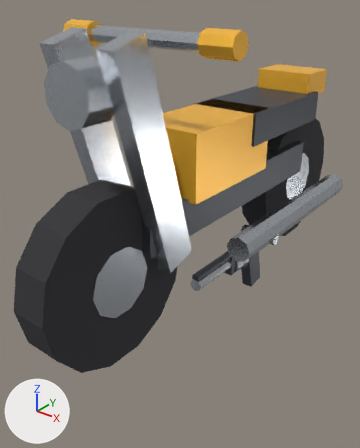
The glTF model src/assets/props.glb, before and after one commit.
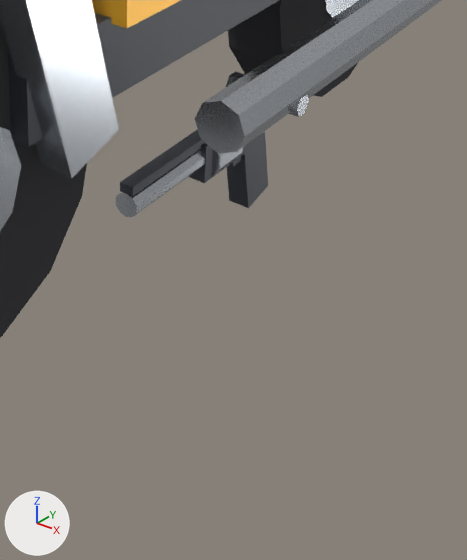
The first picture shows the older version from a 50 mm camera at (1.04, -1.8, 1.15) aimed at (-0.18, -0.28, 0.2). The close-ups show the older and then the newer version on the part from 38% to 98% of the width and 43% to 100% of the height of that picture. Only the edits that show in the close-ups are written down. The lights are fixed; the arrows at lower left show +X, +Y and +Z.

In view in the first close-up: 'Bike', 'Gun'.
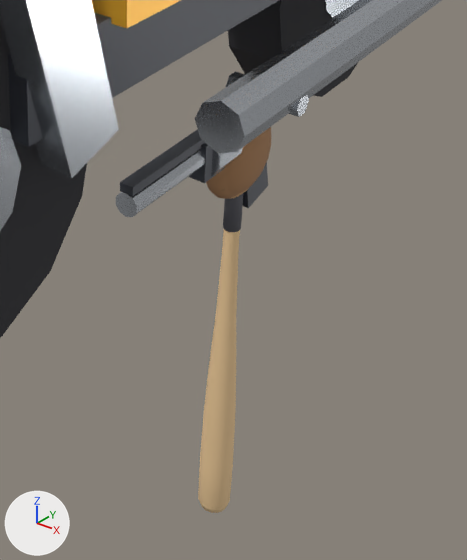
The change, as a list of edits to the scene's bpy script:
```text
Add mat_mittpocket:
    mat_mittpocket = principled_material('MittPocket')
    mat_mittpocket.base_color = (0.62, 0.38, 0.18)  # brown #cea676
    mat_mittpocket.roughness = 0.8
Add mat_mittleather:
    mat_mittleather = principled_material('MittLeather')
    mat_mittleather.base_color = (0.42, 0.22, 0.1)  # brown #ad8159
    mat_mittleather.roughness = 0.8
Add mat_gloveleather:
    mat_gloveleather = principled_material('GloveLeather')
    mat_gloveleather.base_color = (0.64, 0.37, 0.16)  # orange #d1a46f
    mat_gloveleather.roughness = 0.8
Add mat_glovelace:
    mat_glovelace = principled_material('GloveLace')
    mat_glovelace.base_color = (0.36, 0.2, 0.09)  # brown #a27c55
    mat_glovelace.roughness = 0.8
Add mat_batgrip:
    mat_batgrip = principled_material('BatGrip')
    mat_batgrip.base_color = (0.12, 0.12, 0.14)  # dark grey #616169
    mat_batgrip.roughness = 0.8
Add mat_batwood:
    mat_batwood = principled_material('BatWood')
    mat_batwood.base_color = (0.86, 0.6, 0.32)  # beige #efcb99
    mat_batwood.roughness = 0.8
Add me_mittmesh:
    me_mittmesh.from_pydata(...)  # a UV sphere (20 segments, 10 rings, poles along z) spanning x -0.06..0.06, y -0.105..0.105, z -0.145..0.075, material slot 0; a UV sphere (20 segments, 10 rings, poles along z) spanning x -0.05..0.05, y -0.112..0.112, z -0.152..0.082, material slot 0; a UV sphere (16 segments, 8 rings, poles along z) spanning x -0.067..-0.003, y -0.07..0.07, z -0.12..0.03, material slot 1
    me_mittmesh.materials.append(mat_mittleather)  # brown #ad8159
    me_mittmesh.materials.append(mat_mittpocket)  # brown #cea676
Add me_glovemesh:
    me_glovemesh.from_pydata(...)  # 363 vertices, 710 faces; spans x -0.05..0.05, y -0.107..0.087, z -0.155..0.06
    # faces by material slot: [520, 190]
    me_glovemesh.materials.append(mat_gloveleather)  # orange #d1a46f
    me_glovemesh.materials.append(mat_glovelace)  # brown #a27c55
Add me_batmesh:
    me_batmesh.from_pydata(...)  # 226 vertices, 444 faces; spans x -0.042..0.042, y -0.042..0.042, z -1.1..0.05
    # faces by material slot: [384, 60]
    me_batmesh.materials.append(mat_batwood)  # beige #efcb99
    me_batmesh.materials.append(mat_batgrip)  # dark grey #616169
Add ob_mitt:
    ob_mitt = bpy.data.objects.new('Mitt', me_mittmesh)
    ob_mitt.location = (0.0, 0.0, 0.0)
Add ob_glove:
    ob_glove = bpy.data.objects.new('Glove', me_glovemesh)
    ob_glove.location = (0.0, 0.0, 0.0)
Add ob_bat:
    ob_bat = bpy.data.objects.new('Bat', me_batmesh)
    ob_bat.location = (0.0, 0.0, 0.0)
```

Changed parts and their boxes (x1, y1, x2, y2) in the close-ups (467 x 560 px):
'Bat', added: after (198, 193, 243, 513)
    faces in mat_batwood (beige #efcb99): (198, 230, 240, 513)
    faces in mat_batgrip (dark grey #616169): (223, 193, 243, 232)
'Mitt', added (brown): after (206, 127, 271, 199)
'Glove', added (mostly hidden): after (206, 183, 248, 199)
